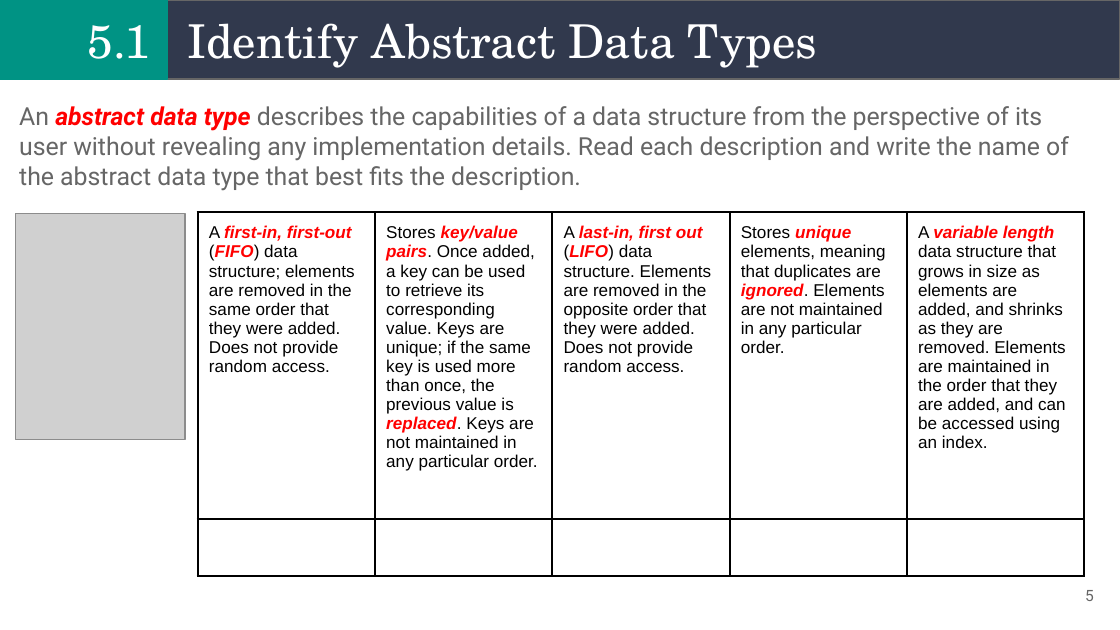
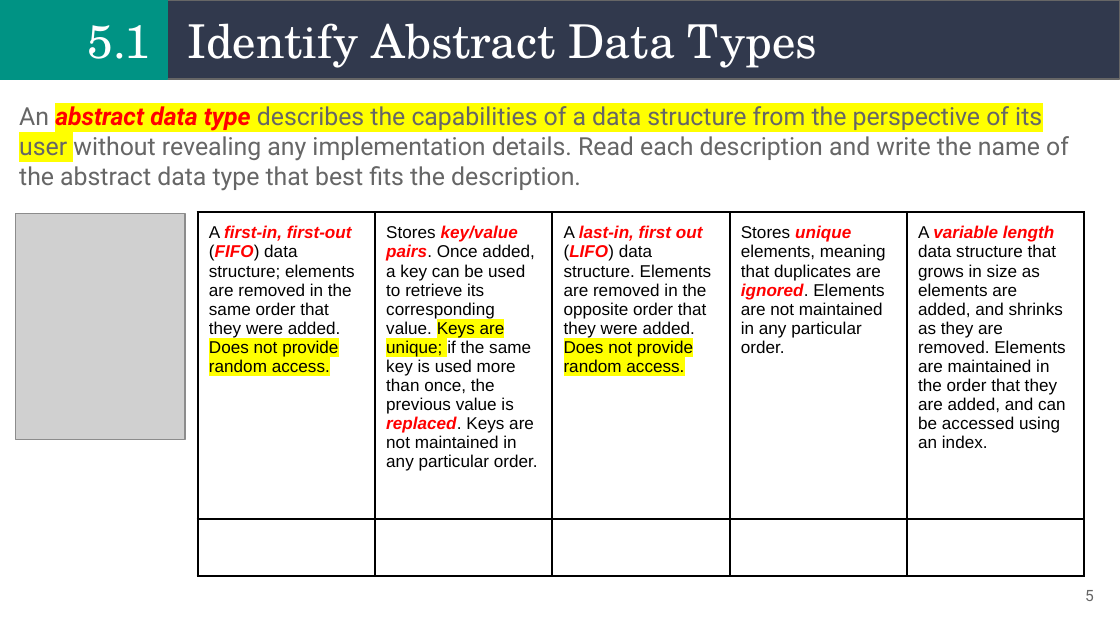
Before and after one commit to alam-tanweer/DailyFolder, a slide deck: slide 5 of CourseContent/Unit 05_Data Structure 1/tanweer/5_ Data Structures I_ta.pptx. Drawn at 1120x630 pixels with LibreOffice and Linux fonts; fonts in the diff are those of the drawing; grey boxes stand for pictures. Boxes give left, top, right and bottom in pixels: in the first picture for what was removed or moved away, otherwise in the second. Text is boxed around its words. In the diff, an @@ line names an element or a change of style, - is before the commit and + after.

```diff
--- a/CourseContent/Unit 05_Data Structure 1/tanweer/5_ Data Structures I_ta.pptx
+++ b/CourseContent/Unit 05_Data Structure 1/tanweer/5_ Data Structures I_ta.pptx
@@ text "An abstract data type describes ..." at (19, 106, 1069, 190): highlight none to #FFFF00 in "abstract data type describes the capabilities of ..." @@
@@ table at (198, 213, 1083, 577) @@
@@ highlight none to #FFFF00 in "Does not provide random access.", "Keys are unique;", "Does not provide random access." @@
```
Also in this commit, not shown: 22 other slides changed, 19 other files.
